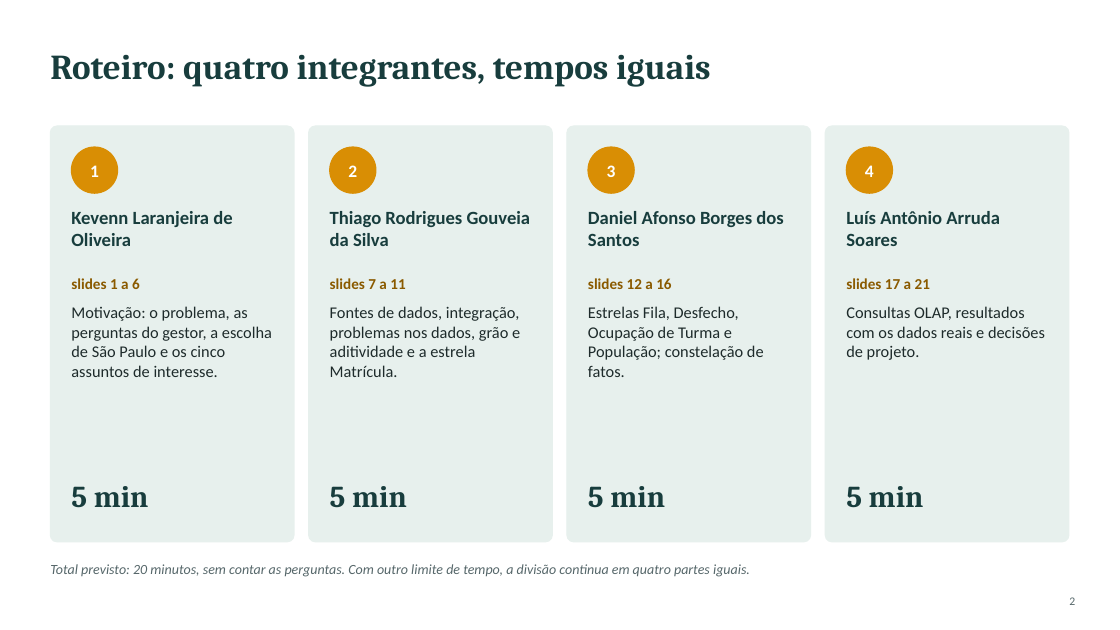
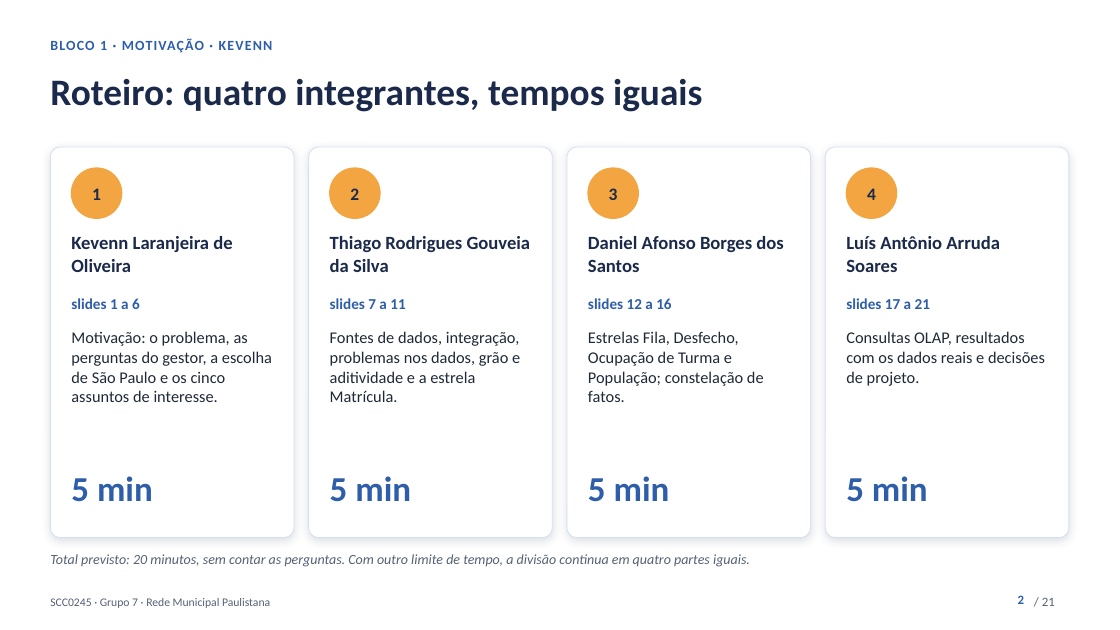
Before and after one commit to kevennlaranjeira/OLAP2026, a slide deck: slide 2 of docs/apresentacao/apresentacao-projeto1.pptx. Drawn at 1120x630 pixels with LibreOffice and Linux fonts; fonts in the diff are those of the drawing. Boxes give left, top, right and bottom in pixels: in the first picture for what was removed or moved away, otherwise in the second. Text is boxed around its words. In the diff, an @@ line names an element or a change of style, - is before the commit and + after.

Commit message:
docs(apresentacao): novo visual, número de página e animações (#4)
Slides com paleta única no tema, etiqueta de bloco e de quem apresenta, número de página, transição de esmaecimento e entrada em sequência dos cartões. Teste novo confere número de página, transição e animação.

```diff
--- a/docs/apresentacao/apresentacao-projeto1.pptx
+++ b/docs/apresentacao/apresentacao-projeto1.pptx
@@ text "Roteiro: quatro integrantes, tempos iguais": place and size @@
-text "Roteiro: quatro integrantes, tempos iguais" at box(50, 54, 711, 86)
+text "Roteiro: quatro integrantes, tempos iguais" at box(50, 79, 702, 112)
@@ text "Roteiro: quatro integrantes, tempos iguais" at box(50, 79, 702, 112): size 30 to 32 pt, font Cambria to Calibri, text colour #183D3D to #1B2A4A @@
@@ text added at box(50, 38, 273, 53), 12 pt, text #2E5EAA, bold @@
+BLOCO 1 · MOTIVAÇÃO · KEVENN
@@ rounded rectangle: place and size @@
-rounded rectangle at box(50, 126, 294, 542)
+rounded rectangle at box(50, 147, 294, 538)
@@ rounded rectangle: place and size @@
-rounded rectangle at box(308, 126, 552, 542)
+rounded rectangle at box(308, 147, 552, 538)
@@ rounded rectangle: place and size @@
-rounded rectangle at box(567, 126, 811, 542)
+rounded rectangle at box(567, 147, 811, 538)
@@ fill #E7F0ED to #FFFFFF; outline #E7F0ED 1 pt to #D6E0F0 0.75 pt; shadow on; proportions changed in 4 elements at box(50, 147, 294, 538), box(308, 147, 552, 538), box(567, 147, 811, 538), box(825, 147, 1069, 538) @@
@@ rounded rectangle: place and size @@
-rounded rectangle at box(825, 126, 1069, 542)
+rounded rectangle at box(825, 147, 1069, 538)
@@ text "1": place and size @@
-text "1" at box(90, 165, 99, 177)
+text "1" at box(92, 188, 101, 200)
@@ ellipse: place and size @@
-ellipse at box(71, 147, 118, 193)
+ellipse at box(71, 168, 122, 218)
@@ text "2": place and size @@
-text "2" at box(348, 165, 357, 177)
+text "2" at box(350, 188, 359, 200)
@@ ellipse: place and size @@
-ellipse at box(329, 147, 376, 193)
+ellipse at box(329, 168, 380, 218)
@@ text colour #FFFFFF to #1B2A4A in 4 elements at box(867, 188, 876, 200), box(92, 188, 101, 200), box(350, 188, 359, 200), box(609, 188, 618, 200) @@
@@ text "3": place and size @@
-text "3" at box(607, 165, 616, 177)
+text "3" at box(609, 188, 618, 200)
@@ fill #D98E04 to #F2A541; outline #D98E04 1 pt to #F2A541 1 pt in 4 elements at box(846, 168, 897, 218), box(71, 168, 122, 218), box(329, 168, 380, 218), box(588, 168, 639, 218) @@
@@ ellipse: place and size @@
-ellipse at box(588, 147, 634, 193)
+ellipse at box(588, 168, 639, 218)
@@ text "4": place and size @@
-text "4" at box(865, 165, 874, 177)
+text "4" at box(867, 188, 876, 200)
@@ ellipse: place and size @@
-ellipse at box(846, 147, 892, 193)
+ellipse at box(846, 168, 897, 218)
@@ text colour #183D3D to #1B2A4A in 4 elements at box(71, 236, 232, 272), box(330, 236, 531, 272), box(588, 236, 783, 272), box(846, 236, 1000, 272) @@
@@ 8 texts: place and size @@
-8 texts at box(71, 211, 1000, 289)
+8 texts at box(71, 236, 1000, 309)
@@ text colour #8A5A00 to #2E5EAA; vertical alignment middle to top in 4 elements at box(71, 298, 140, 309), box(330, 298, 405, 309), box(588, 298, 671, 309), box(846, 298, 930, 309) @@
@@ text "Motivação: o problema, as perguntas ...": place and size @@
-text "Motivação: o problema, as perguntas ..." at box(71, 306, 272, 377)
+text "Motivação: o problema, as perguntas ..." at box(71, 331, 272, 402)
@@ text "Fontes de dados, integração, problemas ...": place and size @@
-text "Fontes de dados, integração, problemas ..." at box(330, 306, 520, 377)
+text "Fontes de dados, integração, problemas ..." at box(330, 331, 520, 402)
@@ text "Estrelas Fila, Desfecho, Ocupação de ...": place and size @@
-text "Estrelas Fila, Desfecho, Ocupação de ..." at box(588, 306, 764, 377)
+text "Estrelas Fila, Desfecho, Ocupação de ..." at box(588, 331, 764, 402)
@@ text colour #1E2B2B to #1F2937 in 4 elements at box(71, 331, 272, 402), box(330, 331, 520, 402), box(588, 331, 764, 402), box(846, 331, 1045, 386) @@
@@ text "Consultas OLAP, resultados com os ...": place and size @@
-text "Consultas OLAP, resultados com os ..." at box(846, 306, 1045, 360)
+text "Consultas OLAP, resultados com os ..." at box(846, 331, 1045, 386)
@@ size 26 to 30 pt, font Cambria to Calibri, text colour #183D3D to #2E5EAA; vertical alignment middle to top in 4 elements at box(71, 476, 153, 502), box(330, 476, 411, 502), box(588, 476, 670, 502), box(846, 476, 928, 502) @@
@@ text "Total previsto: 20 minutos, sem ..." at box(50, 554, 750, 567): text colour #56676A to #566175; vertical alignment middle to top @@
@@ text added at box(50, 598, 270, 608), 10 pt, text #566175 @@
+SCC0245 · Grupo 7 · Rede Municipal Paulistana
@@ page number: place and size @@
-page number at box(1069, 597, 1075, 605)
+page number at box(1018, 595, 1024, 604)
@@ page number at box(1018, 595, 1024, 604): size 10 to 11 pt, text colour #56676A to #2E5EAA, bold on; vertical alignment middle to top @@
@@ text added at box(1042, 597, 1055, 606), 11 pt, text #566175 @@
+/ 21
```
Also in this commit, not shown: 20 other slides changed, 4 other files.
